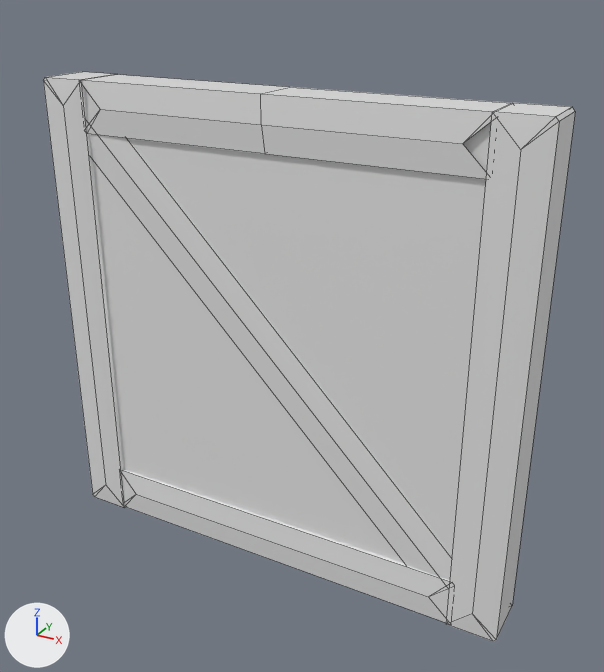
A saved change to the FBX model Assets/Models/Tileset_Casa/S___Roof_Wall.fbx.
Rendered twice from a 50 mm lens placed at (42.59, -3.25, 10.09), pointed at (40.78, 0.03, 8.45). The lights are fixed; the arrows at lower left show +X, +Y and +Z. Mesh edges are drawn as thin lines. Vertices at the same position are counted once.

Names of what the first picture shows: 'S_\\_Roof_Wall'.
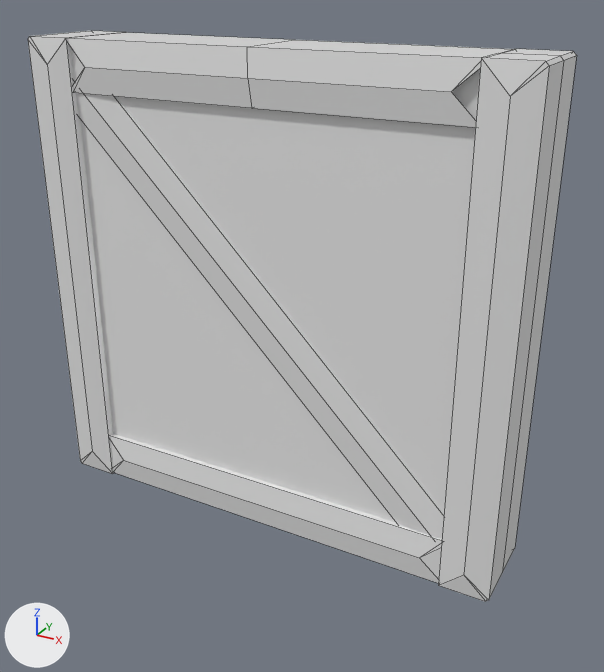
What changed in the scene script:
```text
Change me_cube_006:
    used by ob_s___roof_wall; location = (0.0, 0.0, 0.0)
    remove me_cube_006.from_pydata(...)  # 102 vertices, 90 faces; spans x 39.43..41.92, y -0.14..0.14, z 7.16..9.6
    add me_cube_006.from_pydata(...)  # 108 vertices, 96 faces; spans x 39.45..41.89, y -0.24..0.22, z 7.46..9.8
    me_cube_006 part 1: a new loose piece, a box spanning x 39.52..41.82, y -0.19..0.16, z 7.47..9.78, in mat_bricks_b_w_002 (white #e7e7e7)
    me_cube_006 part 2: the loose piece of 20 vertices spanning x 39.5..41.85, y -0.12..0.1, z 7.18..9.59 is scaled about its middle by (0.976, 1.61, 0.959), then moved by (-0.01, -0.02, 0.25)
    me_cube_006 part 3: the loose piece of 22 vertices spanning x 39.65..41.7, y -0.13..0.13, z 9.35..9.6 is scaled about its middle by (0.976, 1.61, 0.959), then moved by (-0.01, -0.01, 0.2)
    me_cube_006 part 4: the loose piece of 16 vertices spanning x 39.43..39.67, y -0.14..0.14, z 7.16..9.6 is scaled about its middle by (0.976, 1.61, 0.959), then moved by (0.02, -0.01, 0.25)
    me_cube_006 part 5: the loose piece of 20 vertices spanning x 39.65..41.7, y -0.13..0.13, z 7.17..7.42 is scaled about its middle by (0.976, 1.61, 0.959), then moved by (-0.01, -0.01, 0.29)
    me_cube_006 part 6: the loose piece of 16 vertices spanning x 41.67..41.92, y -0.14..0.14, z 7.16..9.6 is rebuilt with 22 vertices and now spans x 41.64..41.89, y -0.24..0.22, z 7.46..9.8
    me_cube_006 part 7: the loose piece of 8 vertices spanning x 39.5..41.85, y -0.11..0.11, z 7.18..9.59 is deleted
```

Location of each change, (x1, y1, x2, y2) in pixels of the pictures (604 x 672 px; the box of a moved part takes in the faces that stretch with it):
'S_\\_Roof_Wall', reshaped
    before: (43, 72, 575, 641)
    after: (28, 31, 577, 602)
part 1 of me_cube_006, added
    after: (80, 69, 480, 522)
part 2 of me_cube_006, moved or reshaped
    before: (85, 89, 452, 580)
    after: (71, 48, 444, 539)
part 3 of me_cube_006, moved or reshaped
    before: (82, 75, 510, 179)
    after: (68, 32, 511, 127)
part 4 of me_cube_006, moved or reshaped
    before: (43, 72, 126, 508)
    after: (28, 31, 124, 474)
part 5 of me_cube_006, moved or reshaped
    before: (122, 469, 450, 623)
    after: (110, 434, 442, 583)
part 6 of me_cube_006, rebuilt (9% wider)
    before: (447, 102, 575, 641)
    after: (438, 49, 577, 602)
part 7 of me_cube_006, deleted
    before: (93, 122, 491, 564)
